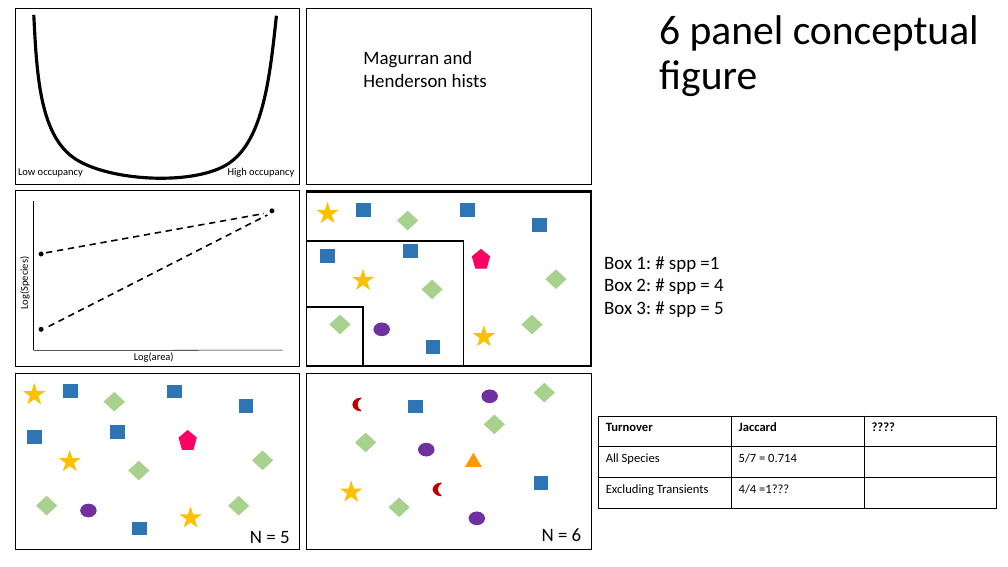
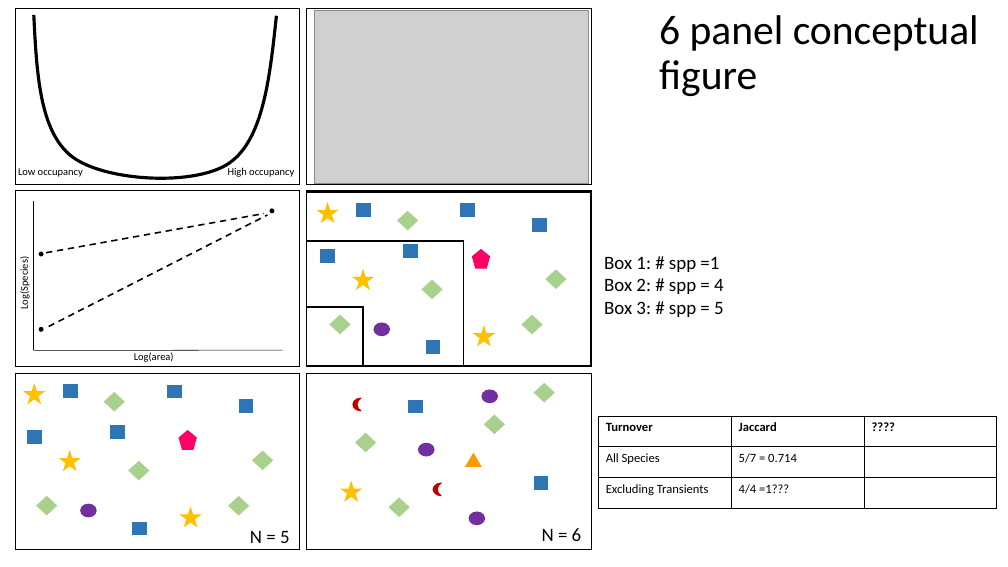
Before and after one commit to hurlbertlab/core-transient, a slide deck: slide 2 of output/plots/all_figs_with_legends.pptx. Drawn at 1008x567 pixels with LibreOffice and Linux fonts; fonts in the diff are those of the drawing; grey boxes stand for pictures. Boxes give left, top, right and bottom in pixels: in the first picture for what was removed or moved away, otherwise in the second. Text is boxed around its words. In the diff, an @@ line names an element or a change of style, - is before the commit and + after.

```diff
--- a/output/plots/all_figs_with_legends.pptx
+++ b/output/plots/all_figs_with_legends.pptx
@@ picture added at [315, 11, 589, 183] @@
@@ text removed at [363, 51, 487, 87] @@
-Magurran and Henderson hists
```
Also in this commit, not shown: 4 other files.
